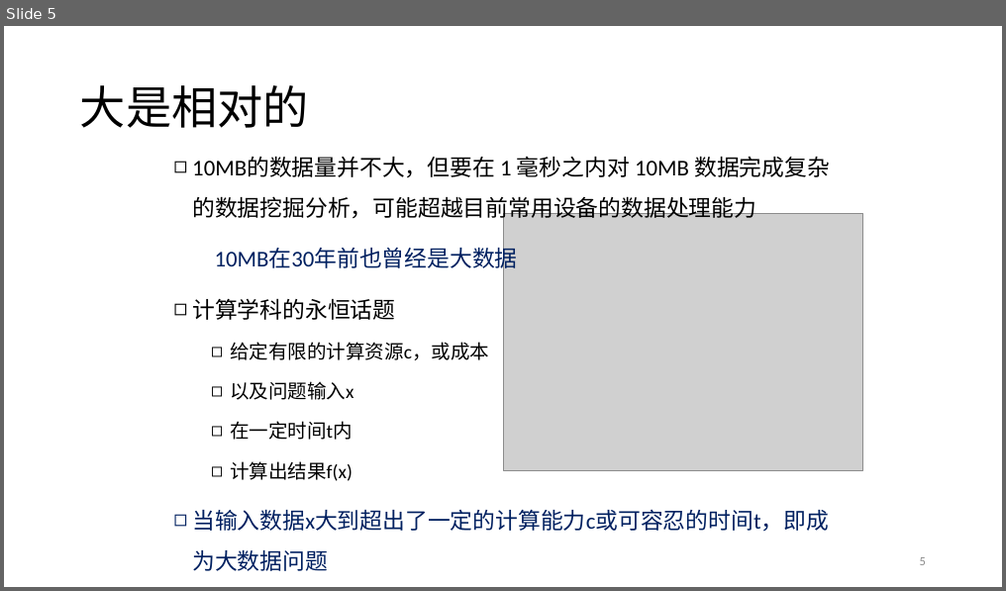
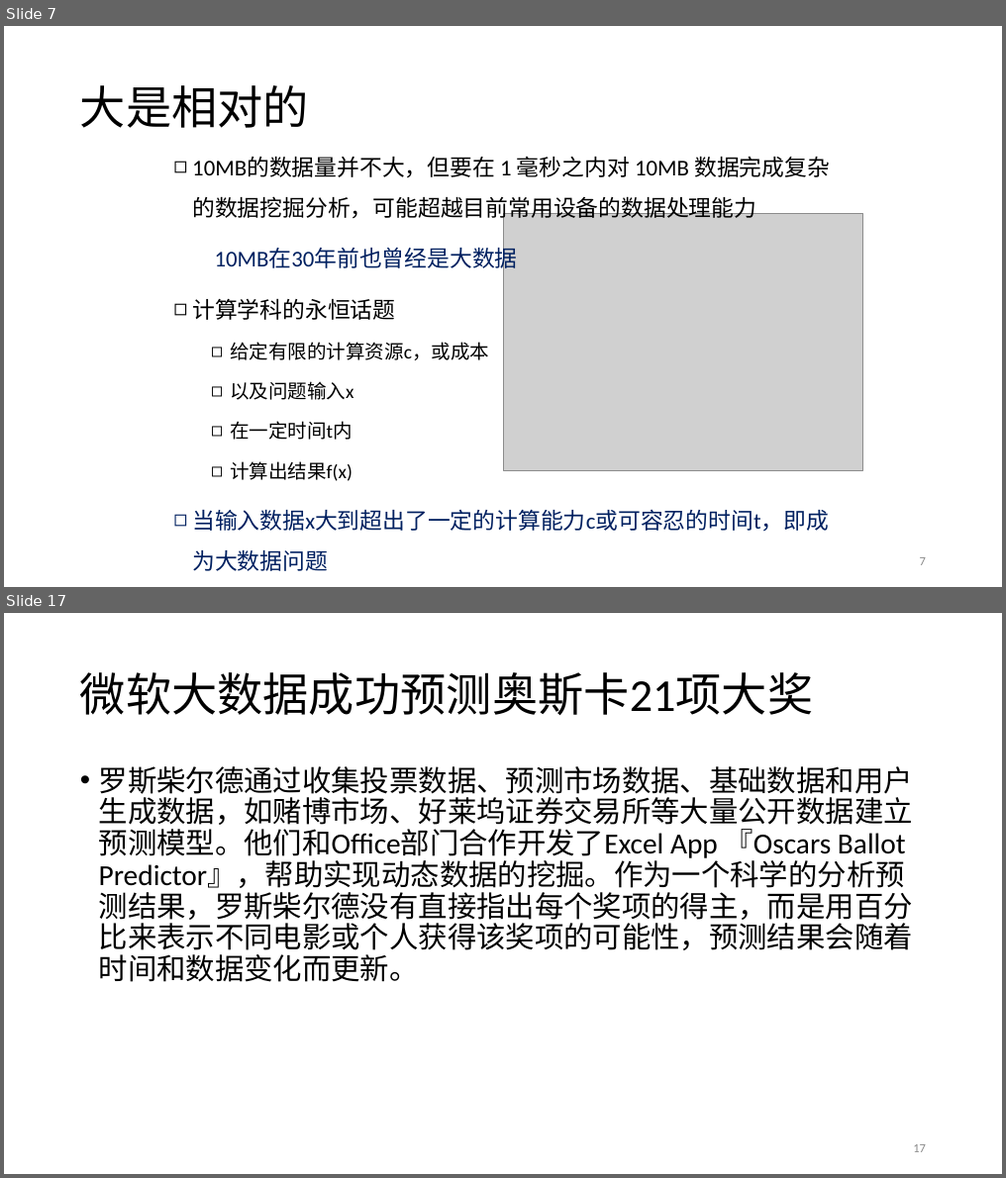
Before and after one commit to prm10/paper, a slide deck: presentation/big data.pptx. Shown one above the other, each under a label of ours: slide 5 before the commit, slides 7 and 17 after it; the slides between them are not shown. The pictures are 1006x591 and 1006x1178 pixels, drawn with LibreOffice and Linux fonts; fonts in the diff are those of the drawing; grey boxes stand for pictures. Boxes give left, top, right and bottom in pixels: in the first picture for what was removed or moved away, otherwise in the second. Text is boxed around its words. In the diff, an @@ line names an element or a change of style, - is before the commit and + after.

```diff
--- a/presentation/big data.pptx
+++ b/presentation/big data.pptx
@@ slide 17 added at bbox=[4, 613, 1002, 1174], background #FFFFFF @@
@@ title added at bbox=[80, 672, 813, 715], 44 pt, text #000000 @@
+微软大数据成功预测奥斯卡21项大奖
@@ text added at bbox=[99, 766, 913, 982], 28 pt, text #000000 @@
+• 罗斯柴尔德通过收集投票数据、预测市场数据、基础数据和用户生成数据，如赌博市场、好莱坞证券交易所等大量公开数据建立预测模型。他们和Office部门合作开发了Excel App 『Oscars Ballot Predictor』，帮助实现动态数据的挖掘。作为一个科学的分析预测结果，罗斯柴尔德没有直接指出每个奖项的得主，而是用百分比来表示不同电影或个人获得该奖项的可能性，预测结果会随着时间和数据变化而更新。
@@ page number added at bbox=[913, 1145, 926, 1153], 12 pt, text #8C8C8C @@
+17
@@ what was slide 5 is now slide 7 @@
@@ page number at bbox=[920, 558, 926, 566]: text changed @@
-5
+7
```
Also in this commit, not shown: 11 slides changed, 16 other slides added, 3 slides removed, 2 other files.
